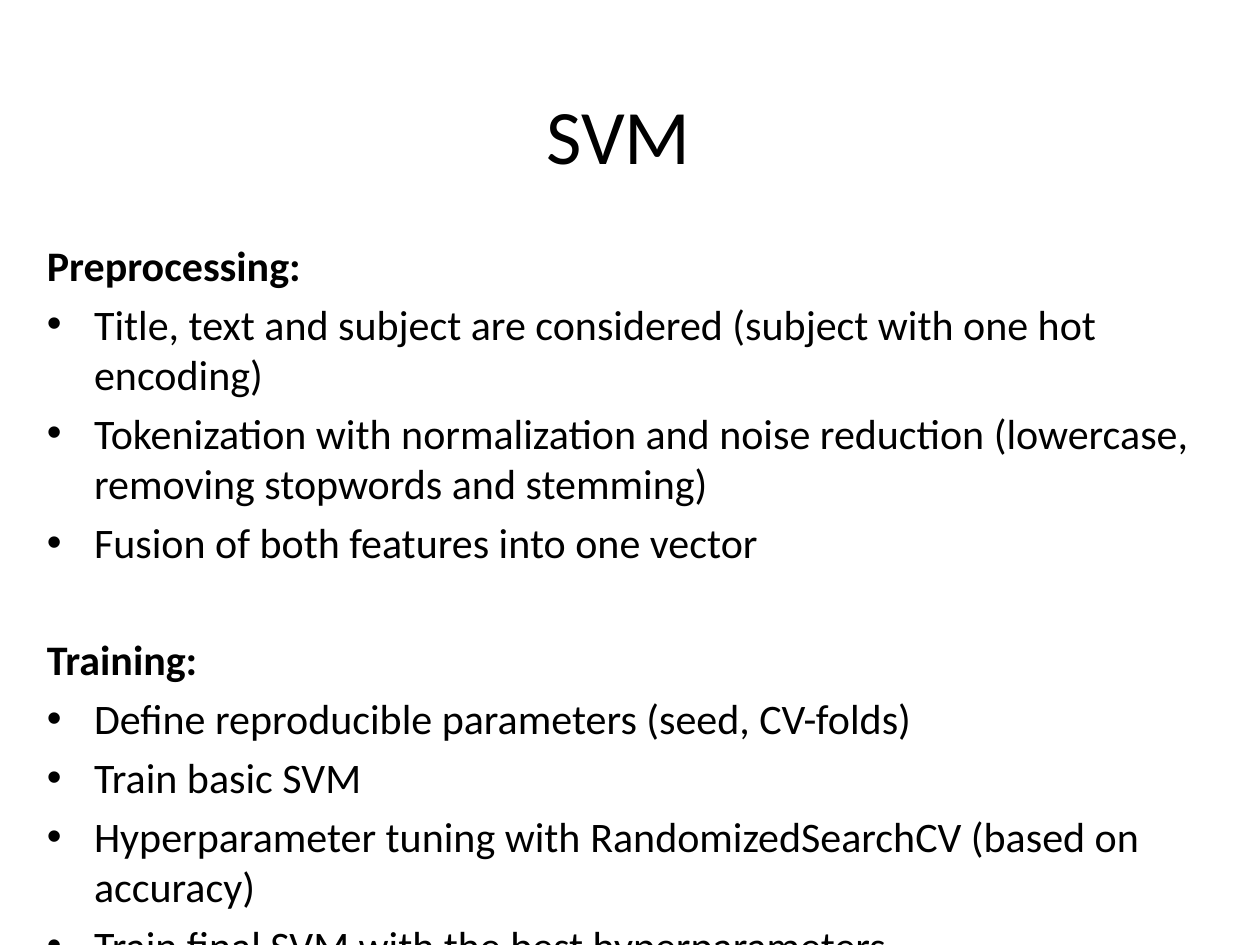
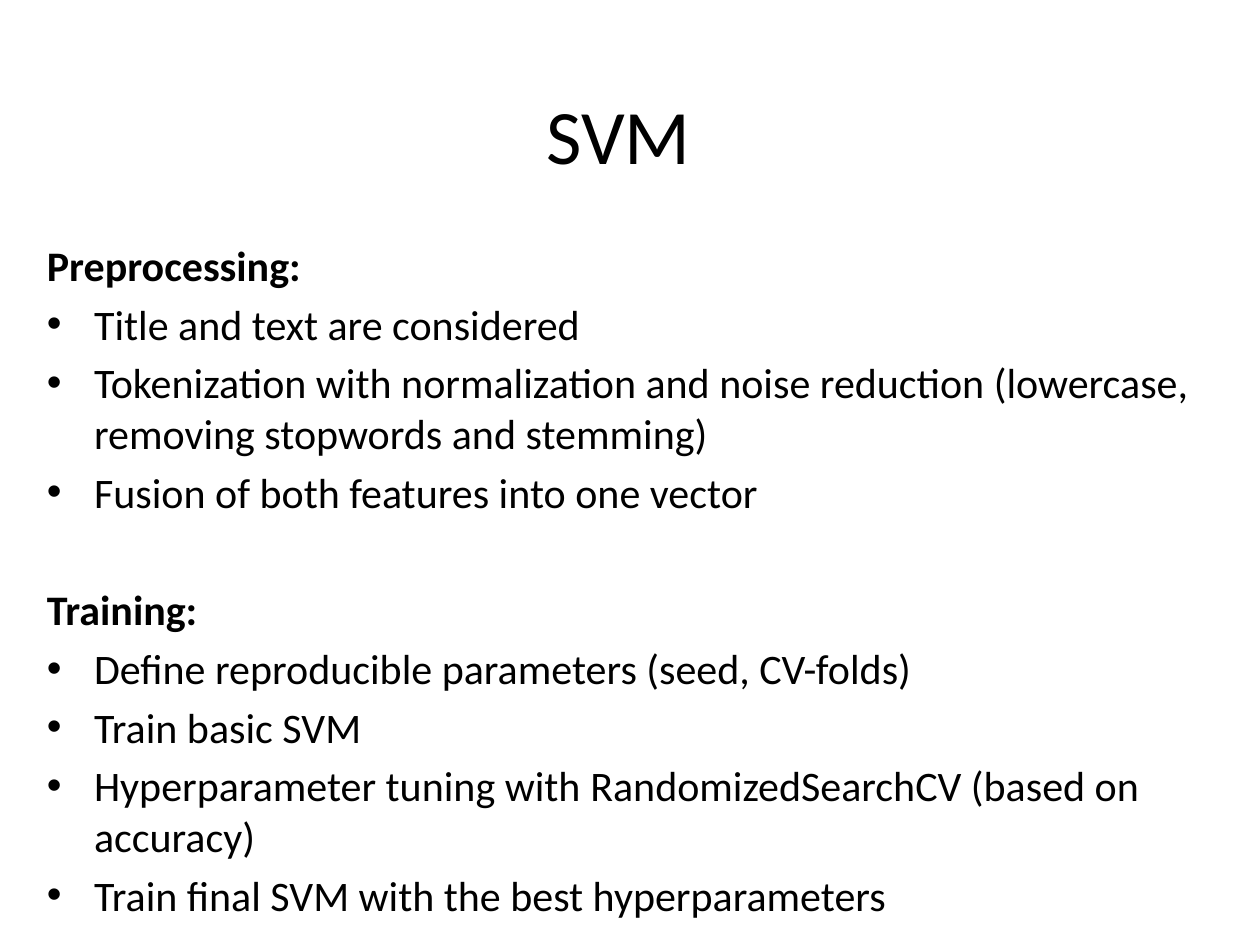
Before and after one commit to SebasN12/Fake-news-classifier, a slide deck: slide 13 of fake-news-classifier.pptx. Drawn at 1260x945 pixels with LibreOffice and Linux fonts; fonts in the diff are those of the drawing. Boxes give left, top, right and bottom in pixels: in the first picture for what was removed or moved away, otherwise in the second. Text is boxed around its words. In the diff, an @@ line names an element or a change of style, - is before the commit and + after.

Commit message:
Remove subject from preprocessing

```diff
--- a/fake-news-classifier.pptx
+++ b/fake-news-classifier.pptx
@@ text at (94, 310, 580, 341): text changed @@
-• Title, text and subject are considered (subject with one hot encoding)
+• Title and text are considered
```
Also in this commit, not shown: 4 other slides changed, 1 slide added, 1 other file.
